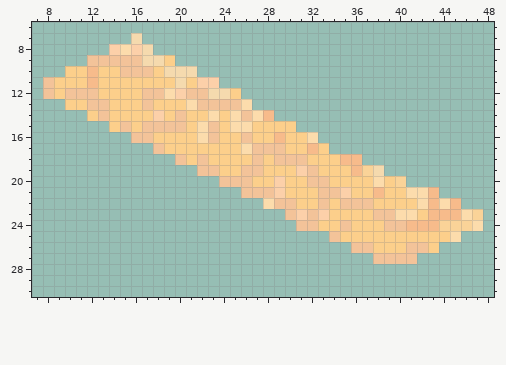
Pixel-art sprite, stored at apps/client/src/metadata/probable-waffle/sprites/tiles/transition sand_2 border.png. Above is the file before it was changed.
The file is 64x32 pixels. Colours within 5 levels of each other are drawn and written as one. Shown: x 7..48, y 6..30.
New version:
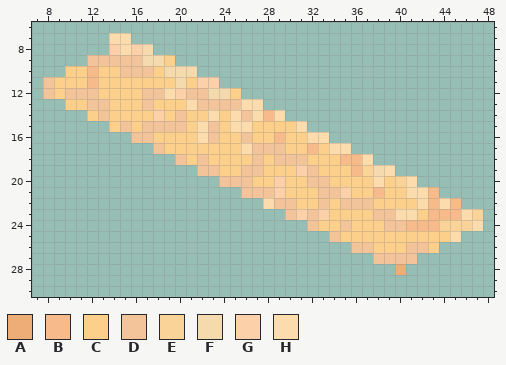
Palette (. is transparent): A #eeac76  B #f7bb8b  C #fccf8b  D #f3c399  E #fad398  F #f5daae  G #fcd0a9  H #fcdcac
Edits made:
@@ x 12..18 @@
  6 .......
- 7 ....F..
+ 7 ..HH...
  8 ..GHGF.
@@ x 25..43 @@
 12 C..................
-13 DH.................
-14 HDHB...............
-15 HHCCCC.............
-16 CDCCBCCH...........
-17 CHDDDCCBC..........
-18 CCDCDDDCCCBB.......
-19 CDDCCCGDCCCBEF.....
-20 DDCCGCCDDCCCCHCE...
+13 DHH................
+14 HDHBH..............
+15 HHCCCCH............
+16 CDCCBCCHH..........
+17 CHDDDCCBCHH........
+18 CCDCDDDCCCBBH......
+19 CDDCCCGDCCCBEFH....
+20 DDCCGCCDDCCCCHCEH..
 21 .DDDGCCCDDGCCBCCHHB
@@ x 29..33 @@
 23 .DGDG
-24 ..DDC
+24 ...DC
 25 .....
@@ x 38..42 @@
 27 DDDD.
-28 .....
+28 ..A..
 29 .....
Where, in picture pixels (left, top, right, bottom), the same in both pictures:
changed: (109, 33, 142, 44)
added: (252, 99, 417, 187)
erased: (296, 220, 307, 231)
added: (395, 264, 406, 275)
